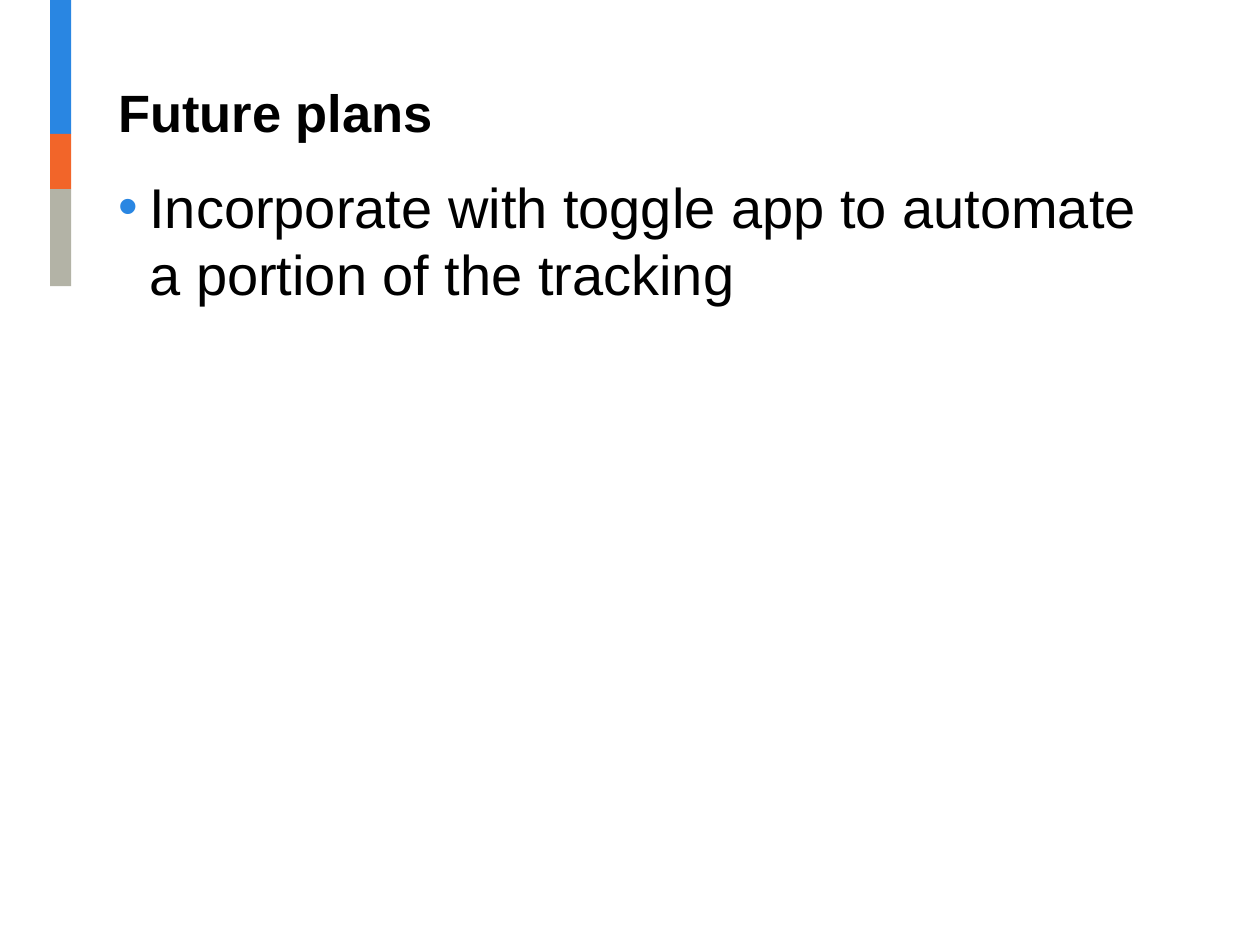
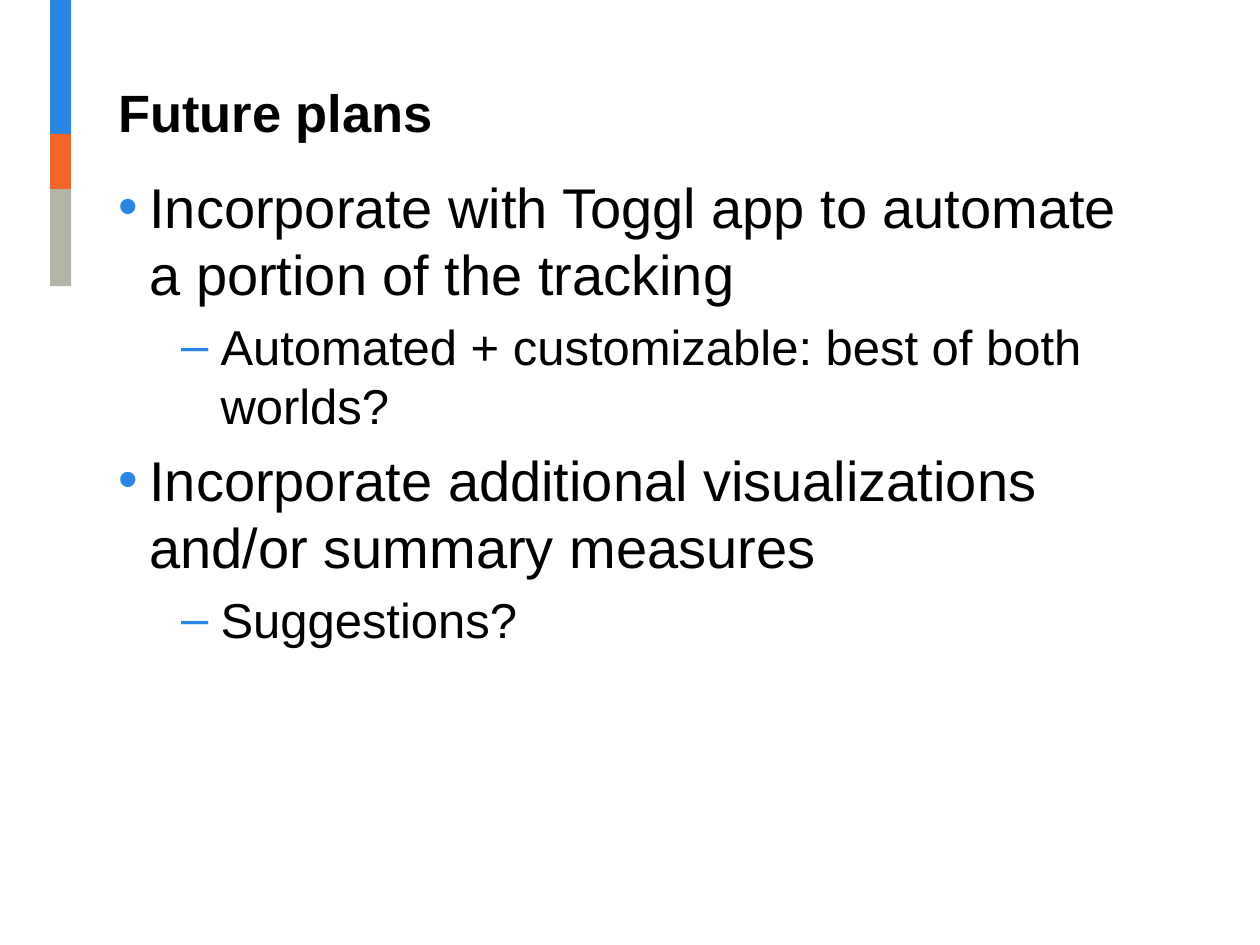
Before and after one commit to jalavery/timetrackR, a slide deck: slide 13 of Project management shiny app presentation.pptx (slide 10 before the commit). Drawn at 1260x945 pixels with LibreOffice and Linux fonts; fonts in the diff are those of the drawing; background and template pictures are left out. Boxes give left, top, right and bottom in pixels: in the first picture for what was removed or moved away, otherwise in the second. Text is boxed around its words. In the diff, an @@ line names an element or a change of style, - is before the commit and + after.

```diff
--- a/Project management shiny app presentation.pptx
+++ b/Project management shiny app presentation.pptx
@@ text at (x1=149, y1=187, x2=1116, y2=648): text changed @@
-• Incorporate with toggle app to automate a portion of the tracking
+• Incorporate with Toggl app to automate a portion of the tracking
+  – Automated + customizable: best of both worlds?
+• Incorporate additional visualizations and/or summary measures
+  – Suggestions?
```
Also in this commit, not shown: 6 other slides changed, 4 slides added, 1 other file.
